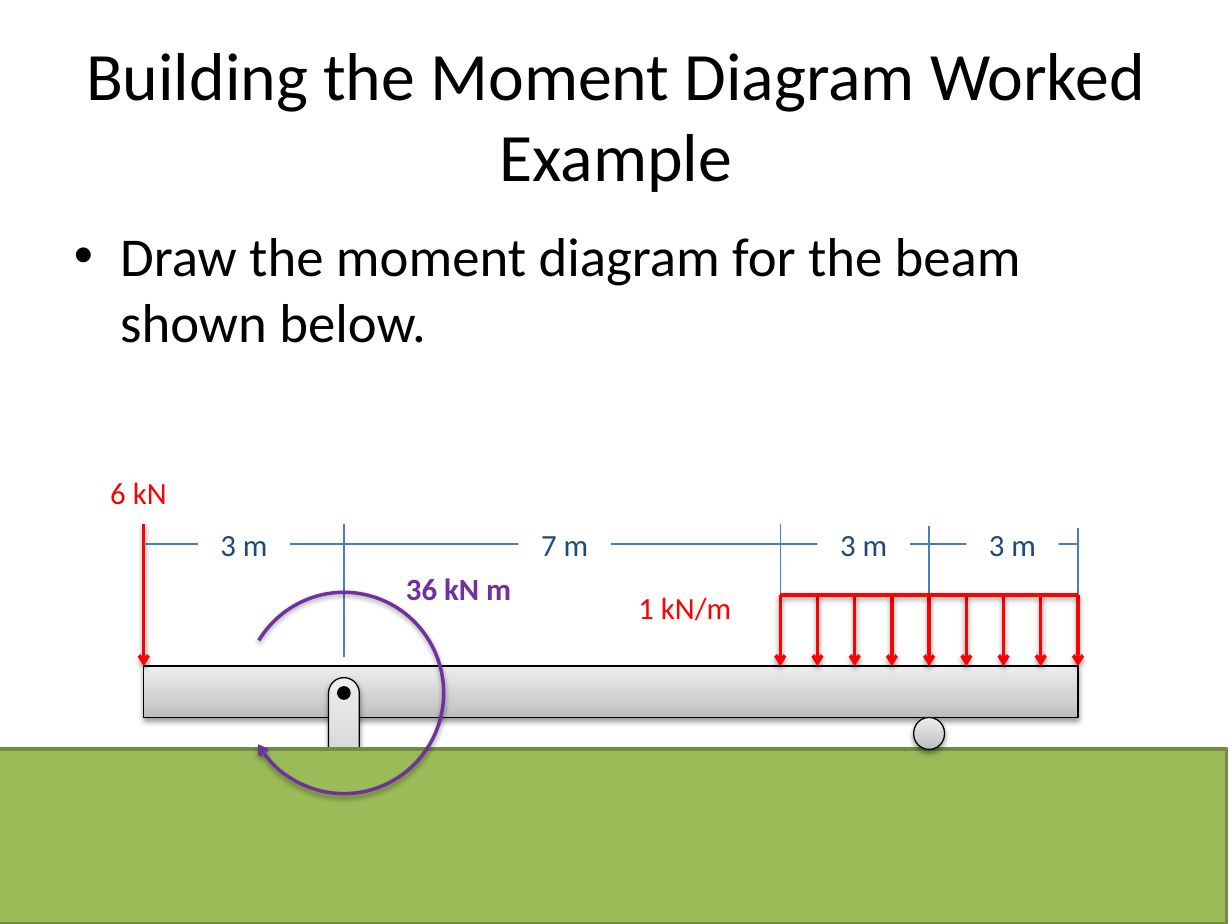
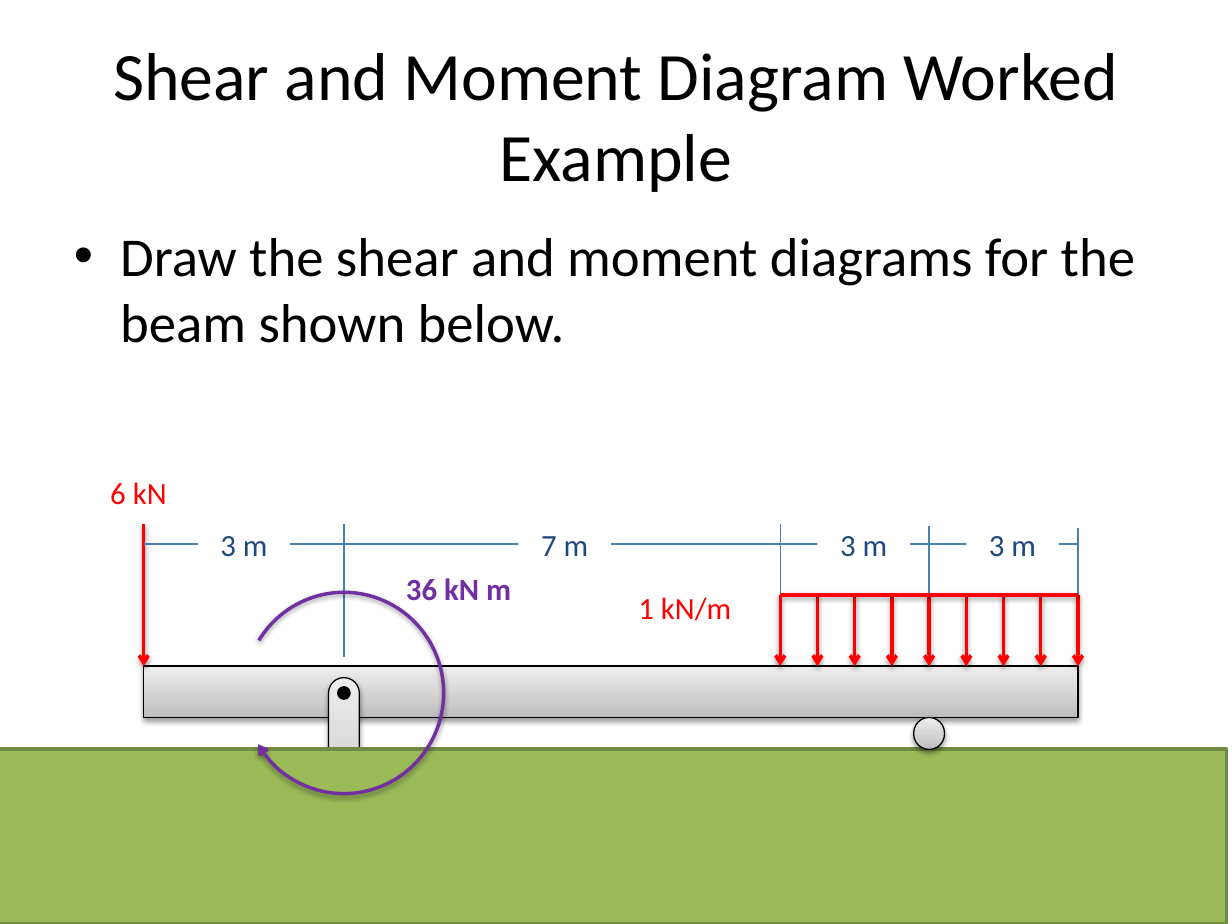
Before and after one commit to JacobMoore/mechanics_textbook, a slide deck: slide 11 of Lecture Slides/VideoLectureSlides/6.4.pptx. Drawn at 1232x924 pixels with LibreOffice and Linux fonts; fonts in the diff are those of the drawing. Boxes give left, top, right and bottom in pixels: in the first picture for what was removed or moved away, otherwise in the second. Text is boxed around its words. In the diff, an @@ line names an element or a change of style, - is before the commit and + after.

Commit message:
Chapter 6 Worked Problems
Added Worked problems to sections 6.2, 6.3, and 6.4

```diff
--- a/Lecture Slides/VideoLectureSlides/6.4.pptx
+++ b/Lecture Slides/VideoLectureSlides/6.4.pptx
@@ title at (113,53,1118,192): text changed @@
-Building the Moment Diagram Worked Example
+Shear and Moment Diagram Worked Example
@@ text at (120,238,1135,343): text changed @@
-• Draw the moment diagram for the beam shown below.
+• Draw the shear and moment diagrams for the beam shown below.
```
Also in this commit, not shown: 1 other slide changed, 18 other files.
